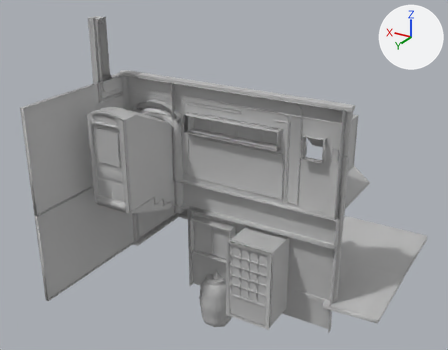
Two versions of the FBX model Assets/Assets/3D/buildings/izakaya_building/f1&f2/izakaya.fbx, one commit apart.
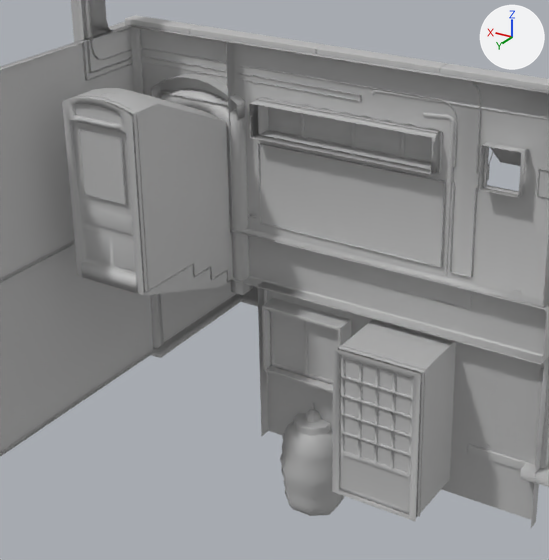
Old and new are each drawn whole from a camera (50 mm lens) standing at (-6.61, 10.65, 7.77) and looking at (0.03, -0.41, 2.24) and again close up on the part from 12% to 75% of the width and 18% to 100% of the height. Lighting does not change. The marker at upper right points along +X, +Y and +Z. Where no turn or scale is listed for an object, it has been applied to the vertices.

The older version as bpy lines, for what is in view:
```python
me_mesh_030 = bpy.data.meshes.new('Mesh.030')
me_mesh_030.from_pydata([(1.229, 1.714, 2.93), (1.798, 1.714, 2.93), (1.229, 1.714, 3.664), (1.798, 1.714, 3.664)], [], [(3, 2, 0, 1)])
me_mesh_030.materials.append(mat_b2_door4)  # grey #bcbcbc
me_mesh_031 = bpy.data.meshes.new('Mesh.031')
me_mesh_031.from_pydata(...)  # 90 vertices, 80 faces; spans x 1.13..1.89, y 1.6..1.72, z 2.12..3.76
me_mesh_031.materials.append(mat_b2_door4)  # grey #bcbcbc
me_mesh_032 = bpy.data.meshes.new('Mesh.032')
me_mesh_032.from_pydata(...)  # 283 vertices, 239 faces; spans x -0.47..0.47, y -0.92..0.92, z -1.3..1.3
me_mesh_032.materials.append(mat_b2_door4)  # grey #bcbcbc
me_mesh_051 = bpy.data.meshes.new('Mesh.051')
me_mesh_051.from_pydata([(-1.709, 0.791, 0.073), (-0.877, 0.791, 0.073), (-1.709, 0.783, 1.275), (-0.877, 0.783, 1.275)], [], [(0, 1, 3, 2)])
me_mesh_051.materials.append(mat_izakaya_roof_door4)  # grey #bcbcbc
me_mesh_052 = bpy.data.meshes.new('Mesh.052')
me_mesh_052.from_pydata(...)  # 316 vertices, 356 faces; spans x -1.75..-0.84, y 0.72..0.81, z -0.45..1.32
me_mesh_052.materials.append(mat_izakaya_roof_door4)  # grey #bcbcbc
ob_b2_door_low = bpy.data.objects.new('B2_door_low', me_mesh_031)
ob_b2_door_low.location = (0.0, 0.0, 0.0)
ob_b2_doorglass_low = bpy.data.objects.new('B2_doorglass_low', me_mesh_030)
ob_b2_doorglass_low.location = (0.0, 0.0, 0.0)
ob_b2door_aisle_low = bpy.data.objects.new('B2door_aisle_low', me_mesh_032)
ob_b2door_aisle_low.location = (1.51, 0.84, 2.74)
ob_izakaya_door_low = bpy.data.objects.new('izakaya_door_low', me_mesh_052)
ob_izakaya_door_low.location = (0.0, 0.0, 0.0)
ob_izakaya_doorglass_low = bpy.data.objects.new('izakaya_doorglass_low', me_mesh_051)
ob_izakaya_doorglass_low.location = (0.0, 0.0, 0.0)
# also in view: 'B2f2_edge1_low' at (-2.26, -0.03, 4.37); 'caterpillar_buttom_low' at (0.01, -0.91, 0.18); 'izakayaf1_windowglass_low' at (0.04, 0.09, 0.81); 'iza_acpipe3_low' at (0.92, 0.41, 4.78); 'B2f2_wall_left' at (-0.93, 0.05, 3.23)
```
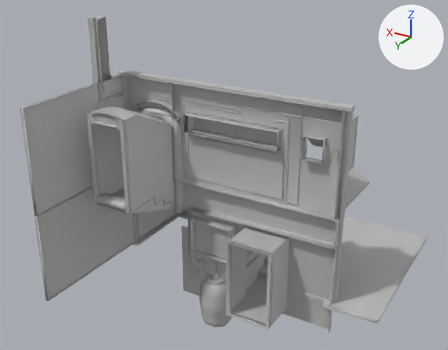
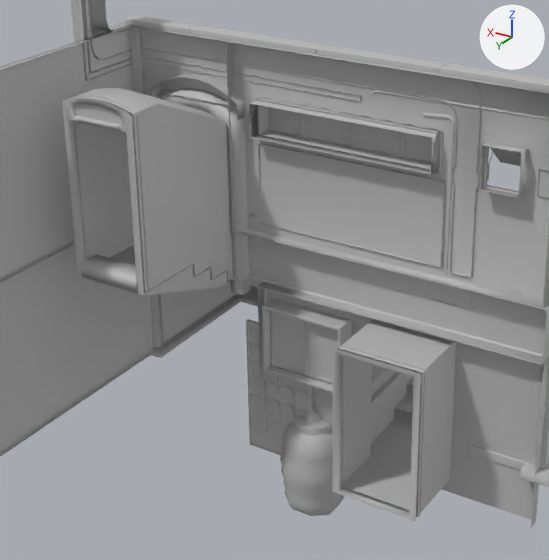
Changed parts and their boxes [x1, y1, x2, y2] in the close-ups (549 x 560 px):
'izakaya_door_low', mesh moved
    before: [339, 355, 414, 515]
    after: [246, 319, 312, 455]
'izakaya_doorglass_low', moved
    before: [344, 359, 411, 472]
    after: [251, 326, 307, 422]
'B2_door_low', moved
    before: [71, 121, 136, 276]
    after: [312, 387, 314, 410]
'B2_doorglass_low', moved (not visible afterwards)
    before: [79, 129, 126, 205]
'izakaya_stair', unchanged, uncovered by the edit
    after: [370, 372, 414, 468]

Patch to the scene script:
```diff
--- a/Assets/Assets/3D/buildings/izakaya_building/f1&f2/izakaya.fbx.py
+++ b/Assets/Assets/3D/buildings/izakaya_building/f1&f2/izakaya.fbx.py
@@ me_mesh_031 @@
 me_mesh_031.from_pydata(...)  # 90 vertices, 80 faces; spans x 1.13..1.89, y 1.6..1.72, z 2.12..3.76
 # used by ob_b2_door_low; location = (0.0, 0.0, 0.0)
+# me_mesh_031 part 1: the whole mesh is moved by (-1.13, -1.66, -2.94)
 me_mesh_031.materials.append(mat_b2_door4)
@@ me_mesh_051 @@
 me_mesh_051.from_pydata(...)  # 4 vertices, 1 face; spans x -1.709..-0.877, y 0.783..0.791, z 0.073..1.275
 # used by ob_izakaya_doorglass_low; location = (0.0, 0.0, 0.0)
+# me_mesh_051 part 3: the whole mesh is moved by (1.761, -0.787, -0.433)
 me_mesh_051.materials.append(mat_izakaya_roof_door4)
@@ me_mesh_052 @@
 me_mesh_052.from_pydata(...)  # 316 vertices, 356 faces; spans x -1.75..-0.84, y 0.72..0.81, z -0.45..1.32
 # used by ob_izakaya_door_low; location = (0.0, 0.0, 0.0)
+# me_mesh_052 part 4: the whole mesh is moved by (1.76, -0.76, -0.43)
 me_mesh_052.materials.append(mat_izakaya_roof_door4)
@@ me_mesh_030 @@
 me_mesh_030.from_pydata(...)  # 4 vertices, 1 face; spans x 1.229..1.798, y 1.714, z 2.93..3.664
 # used by ob_b2_doorglass_low; location = (0.0, 0.0, 0.0)
+# me_mesh_030 part 2: the whole mesh is moved by (-1.513, -1.714, -3.297)
 me_mesh_030.materials.append(mat_b2_door4)
@@ ob_b2_door_low @@
 ob_b2_door_low = bpy.data.objects.new('B2_door_low', me_mesh_031)
-ob_b2_door_low.location = (0.0, 0.0, 0.0)
+ob_b2_door_low.location = (0.0, -0.04, 0.0)
@@ ob_izakaya_doorglass_low @@
 ob_izakaya_doorglass_low = bpy.data.objects.new('izakaya_doorglass_low', me_mesh_051)
-ob_izakaya_doorglass_low.location = (0.0, 0.0, 0.0)
+ob_izakaya_doorglass_low.location = (0.0, 0.02, 0.0)
@@ ob_b2_doorglass_low @@
 ob_b2_doorglass_low = bpy.data.objects.new('B2_doorglass_low', me_mesh_030)
-ob_b2_doorglass_low.location = (0.0, 0.0, 0.0)
+ob_b2_doorglass_low.location = (0.38, 0.01, 0.35)
```
